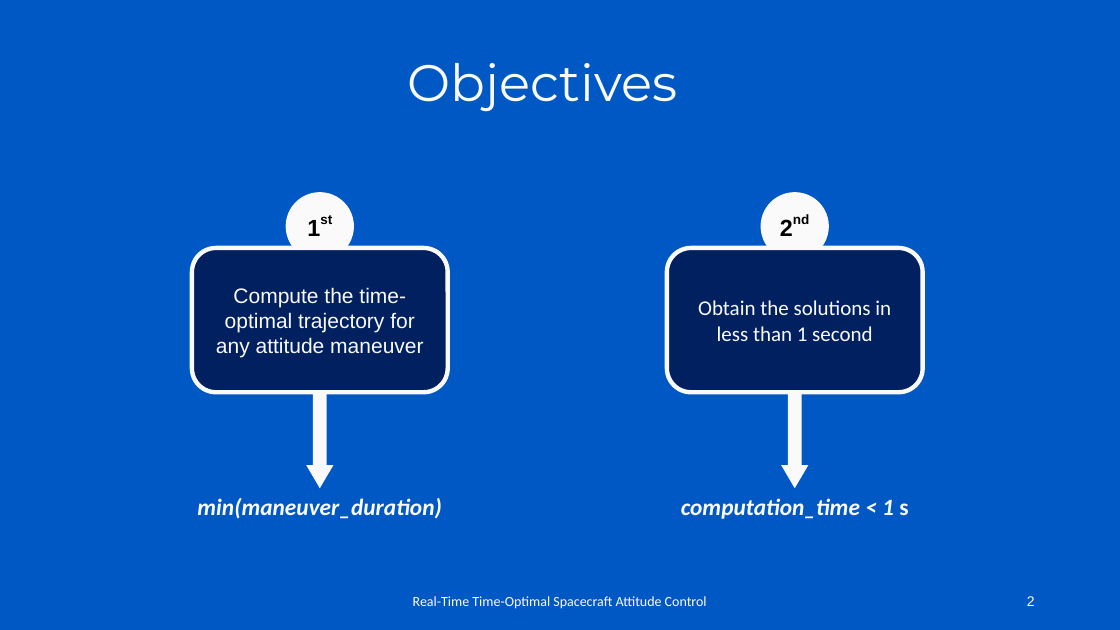
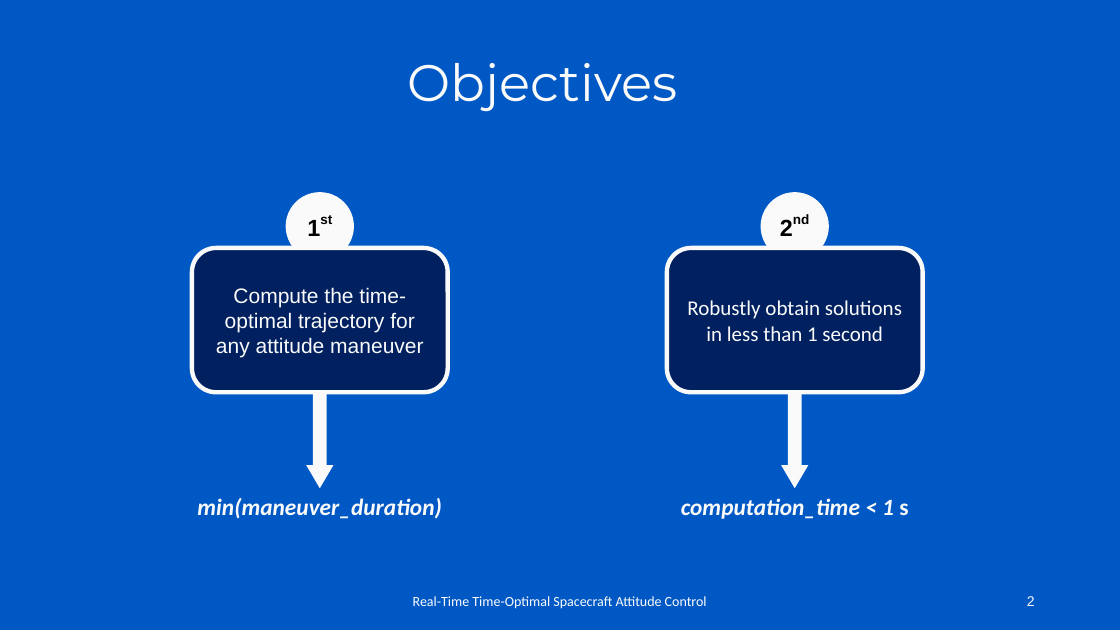
Before and after one commit to Leo8ner/TimeOptimalAttitudeControl, a slide deck: slide 2 of Presentations/Mid-Term Presentation.pptx. Drawn at 1120x630 pixels with LibreOffice and Linux fonts; fonts in the diff are those of the drawing; background and template pictures are left out. Boxes give left, top, right and bottom in pixels: in the first picture for what was removed or moved away, otherwise in the second. Text is boxed around its words. In the diff, an @@ line names an element or a change of style, - is before the commit and + after.

Commit message:
update presentation

```diff
--- a/Presentations/Mid-Term Presentation.pptx
+++ b/Presentations/Mid-Term Presentation.pptx
@@ text in rounded rectangle at (687, 300, 902, 341): text changed @@
-Obtain the solutions in less than 1 second
+Robustly obtain solutions in less than 1 second
```
Also in this commit, not shown: 1 other slide changed, 3 slides added, 1 other file.
